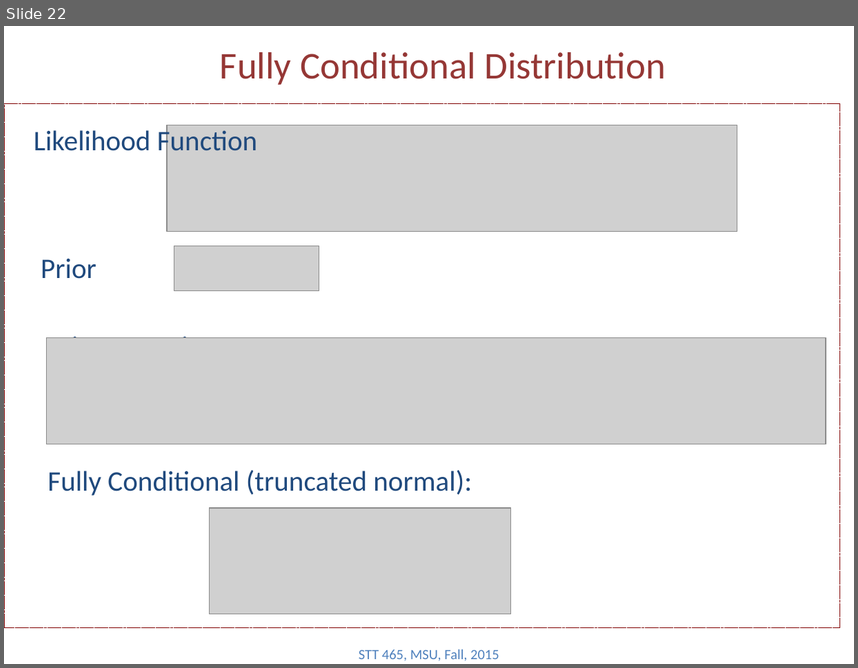
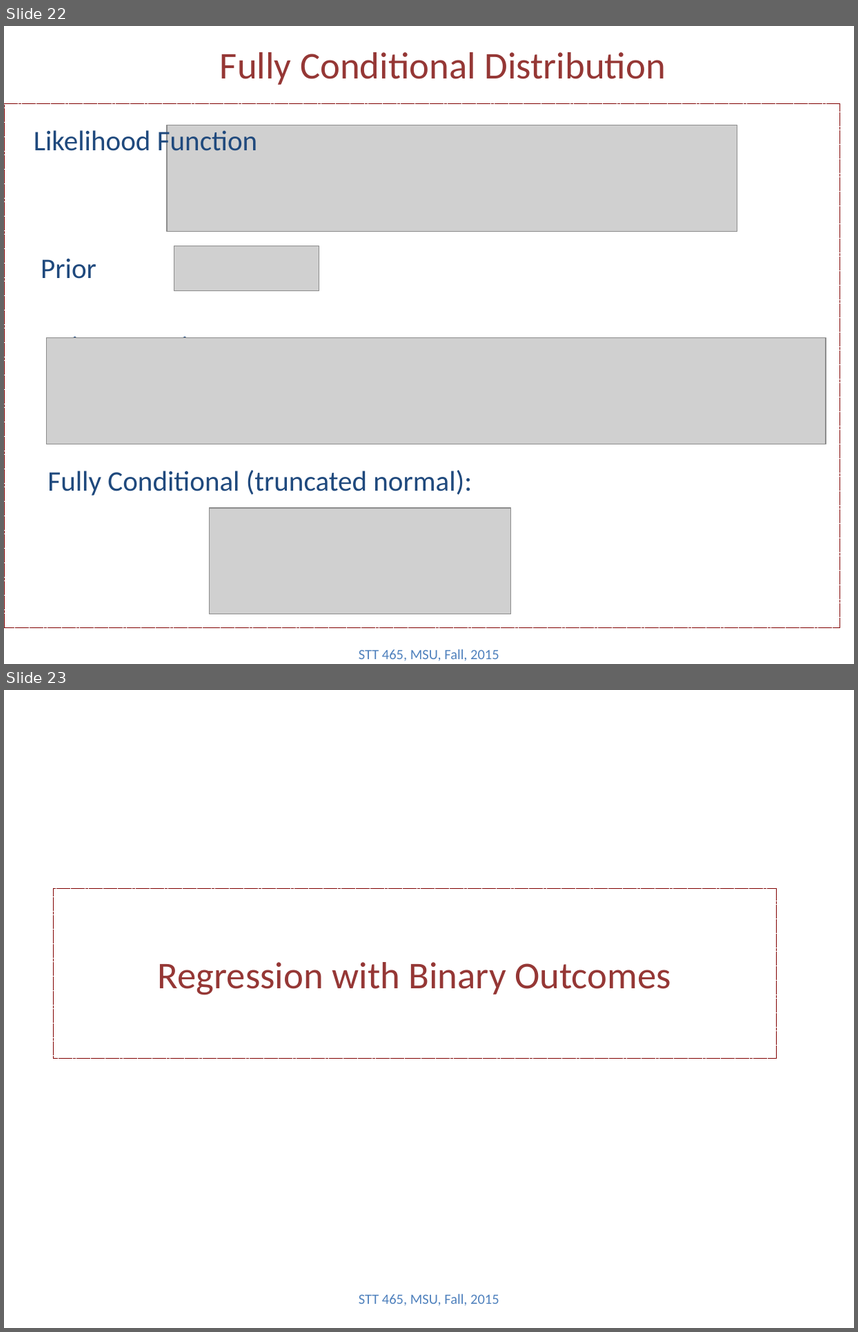
Before and after one commit to Boukos/STT465, a slide deck: STT465_13.pptx. Shown one above the other, each under a label of ours: slide 22 before the commit, slides 22 and 23 after it. The pictures are 858x668 and 858x1332 pixels, drawn with LibreOffice and Linux fonts; fonts in the diff are those of the drawing; grey boxes stand for pictures. Boxes give left, top, right and bottom in pixels: in the first picture for what was removed or moved away, otherwise in the second. Text is boxed around its words. In the diff, an @@ line names an element or a change of style, - is before the commit and + after.

```diff
--- a/STT465_13.pptx
+++ b/STT465_13.pptx
@@ slide 23 added at bbox=[4, 690, 854, 1328], background #FFFFFF @@
@@ title added at bbox=[53, 888, 776, 1058], outline #800000 0.75 pt dashed, 32 pt, text #953735 @@
+Regression with Binary Outcomes
@@ text added at bbox=[359, 1293, 499, 1305], 12 pt, text #4F81BD @@
+STT 465, MSU, Fall, 2015
```
Also in this commit, not shown: 1 other slide added, 6 other files.
